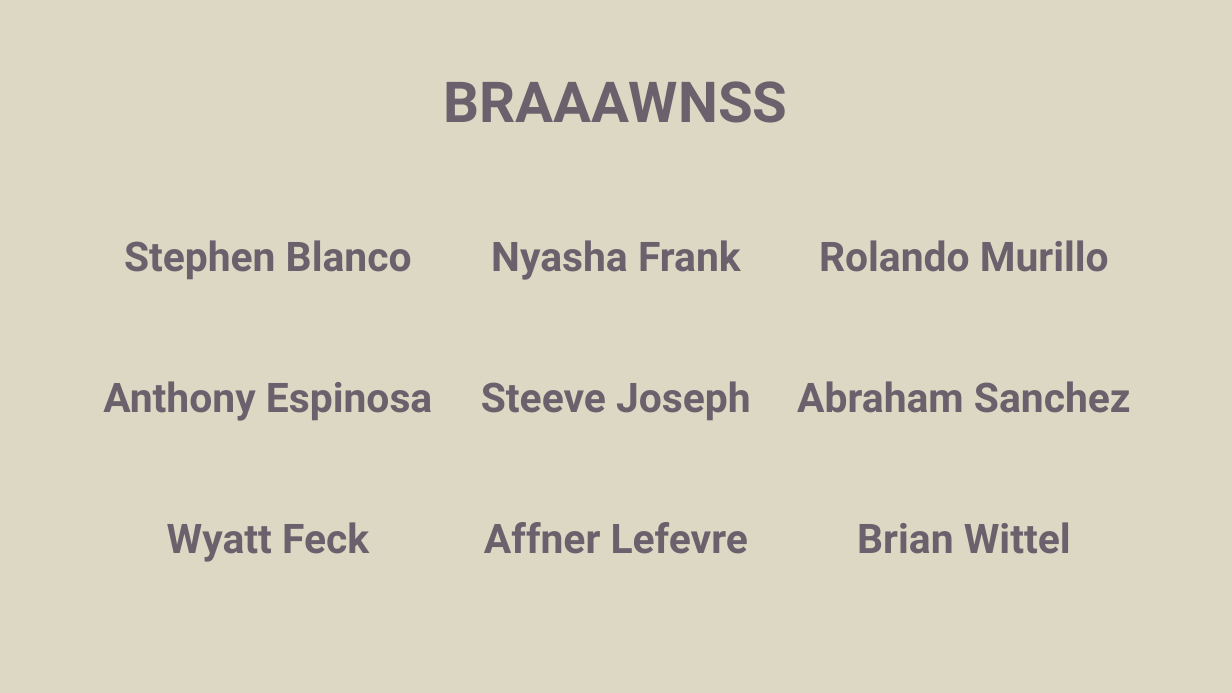
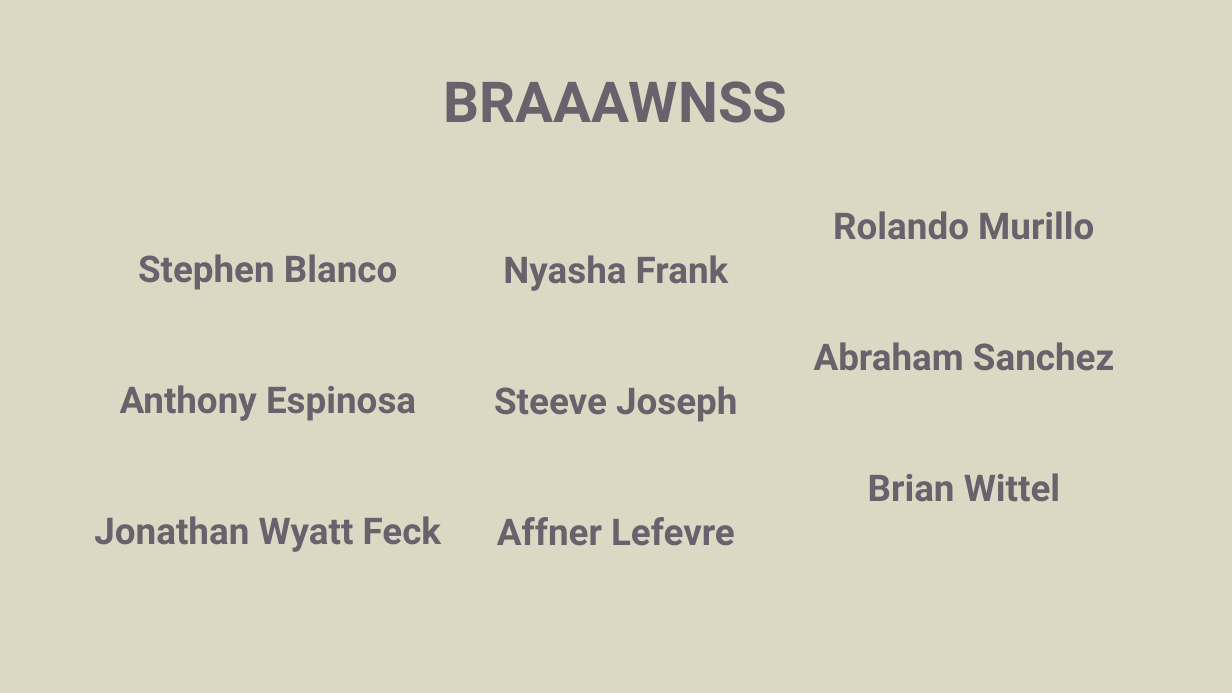
Before and after one commit to steevejoseph/contact-manager, a slide deck: slide 2 of ContactManager.pptx. Drawn at 1232x693 pixels with LibreOffice and Linux fonts; fonts in the diff are those of the drawing. Boxes give left, top, right and bottom in pixels: in the first picture for what was removed or moved away, otherwise in the second. Text is boxed around its words. In the diff, an @@ line names an element or a change of style, - is before the commit and + after.

```diff
--- a/ContactManager.pptx
+++ b/ContactManager.pptx
@@ text "Stephen Blanco": place and size @@
-text "Stephen Blanco" at bbox=[103, 240, 1071, 562]
+text "Stephen Blanco" at bbox=[94, 211, 1114, 552]
@@ text at bbox=[120, 211, 1114, 546]: size 31.8 to 28.7 pt in "Stephen Blanco", "Anthony Espinosa", "Nyasha Frank", "Steeve Joseph" and 4 more places @@
@@ text at bbox=[94, 516, 441, 552]: text changed; size 31.8 to 28.7 pt @@
-Wyatt Feck
+Jonathan Wyatt Feck
```
Also in this commit, not shown: 3 other slides changed, 5 slides added.
